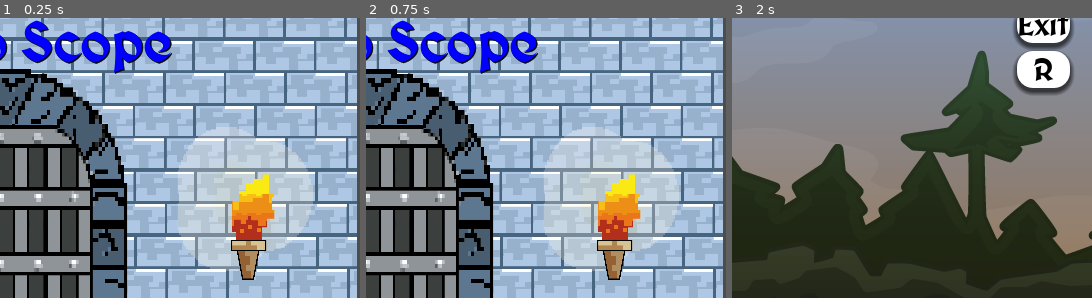
Above: before the commit, frames 1-3 (left to right).
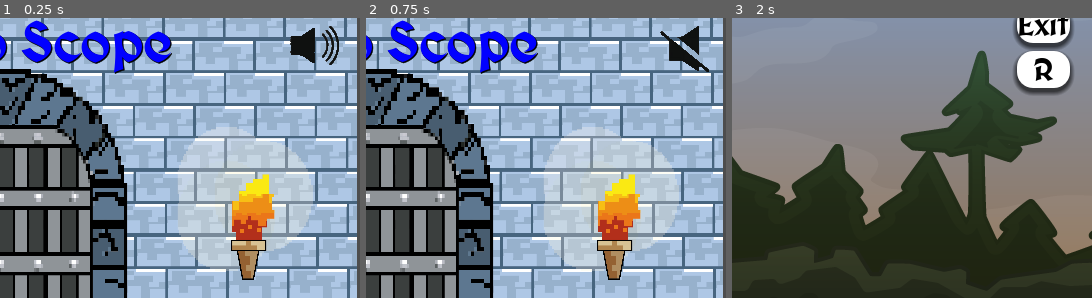
Above: after the commit, the same moments.

Repository: Vysubs28/360-No-Scope
Game: Godot game, scene res://Menu/main_menu.tscn
The game is run twice, just before and just after one commit, with the same random seed, the same clock (stepped at 60 frames per second) and the same inputs.
Inputs (mouse positions are % of the whole screen's width and height, from its top left):
- Up to frame 1 (0.25 s): no input
- Up to frame 2 (0.75 s): click (94, 8) at 0.52 s
- Up to frame 3 (2 s): click "Start" at 1.25 s
The pictures show only the part of the screen within x 50-100%, y 4-54%; the shares and areas given below are measured in that part.

The runs differ from the first frame. In frame 1, 0.9% of the frame differs, in the area x 80-95%, y 2-17%; in frame 2, 0.8%; in frame 3, nothing differs.

Commit message:
Fixing bounce, stopping infinite bounce, adding audio mute button

Diff:
--- a/Level/Level 2/Level2.tscn
+++ b/Level/Level 2/Level2.tscn
@@ -260,9 +260,10 @@
 [node name="RemoteTransform2D" type="RemoteTransform2D" parent="Path2D/PathFollow2D"]
 remote_path = NodePath("../../AnimatableBody2D")
 
-[node name="AnimatableBody2D" type="AnimatableBody2D" parent="Path2D"]
+[node name="AnimatableBody2D" type="AnimatableBody2D" parent="Path2D" groups=["block"]]
 position = Vector2(351.452, 306.159)
 rotation = 1.56333
+collision_mask = 18
 
 [node name="Sprite2D" type="Sprite2D" parent="Path2D/AnimatableBody2D"]
 position = Vector2(17.0119, -1.89567)
--- a/Level/bullet.gd
+++ b/Level/bullet.gd
@@ -3,14 +3,28 @@
 @export var speed := 450
 
 var direction = Vector2(1,0)
+var bounced = 0
 # Called every frame. 'delta' is the elapsed time since the previous frame.
 func change_direction():
+	if (bounced == 3):
+		queue_free()
 	print("Hit a wall")
 	direction *= -1
 	$Arrow.scale.x *= -1
+	bounced += 1
 func bounce(x_angle, y_angle):
 	print("bouncing")
-	direction = Vector2(x_angle, y_angle).normalized()
+	if (bounced == 3):
+		queue_free()
+	if (x_angle < 0 && y_angle > 0):
+		direction = Vector2(0, 1).normalized()
+	elif(x_angle < 0 && y_angle < 0):
+		direction = Vector2(0, -1).normalized()
+	elif(x_angle > 0 && y_angle < 0):
+		direction = Vector2(1, 0).normalized()
+	elif(x_angle > 0 && y_angle > 0):
+		direction = Vector2(-1, 0).normalized()
+	bounced += 1
 	$Arrow.rotation = direction.angle()
 
 
@@ -26,7 +40,7 @@
 			queue_free()
 		elif hit_body.is_in_group("walls"):
 			print(normal)
-			if normal.y != 0:
+			if normal.y > .1 or normal.y < -.1:
 				var x_angle = normal.x
 				var y_angle = normal.y
 				bounce(x_angle, y_angle)
@@ -34,3 +48,6 @@
 				change_direction()
 		elif hit_body is TileMap:
 			change_direction()
+		elif hit_body.is_in_group("block"):
+			queue_free()
+			print("arrow destroyed")
--- /dev/null
+++ b/Menu/Mute_Button.gd
@@ -0,0 +1,8 @@
+extends TextureButton
+
+var music_bus = AudioServer.get_bus_index("Master")
+
+
+
+func _on_pressed():
+	AudioServer.set_bus_mute(music_bus, not AudioServer.is_bus_mute(music_bus))
--- a/Menu/main_menu.tscn
+++ b/Menu/main_menu.tscn
@@ -1,9 +1,12 @@
-[gd_scene load_steps=13 format=3 uid="uid://bmk4o2mugnncj"]
+[gd_scene load_steps=16 format=3 uid="uid://bmk4o2mugnncj"]
 
 [ext_resource type="Script" path="res://Menu/main_menu.gd" id="1_h03hl"]
 [ext_resource type="FontFile" uid="uid://bf3ftd102gqik" path="res://Menu/MedievalSharp-Bold.ttf" id="2_n8nf8"]
 [ext_resource type="Texture2D" uid="uid://b3uivv16pkg3m" path="res://Menu/Medieval.jpg" id="2_q053n"]
 [ext_resource type="AudioStream" uid="uid://ms67ekleafmo" path="res://Assets/Rockstar Studios/Music Asset For Medieval Theme/Game Background Music.mp3" id="4_650t0"]
+[ext_resource type="Texture2D" uid="uid://p38tu8cbga8n" path="res://Assets/Rockstar Studios/Music Asset For Medieval Theme/audio_on_try7.png" id="5_sorsq"]
+[ext_resource type="Texture2D" uid="uid://bnj8k4wbg3x1v" path="res://Assets/Rockstar Studios/Music Asset For Medieval Theme/audio_off_try7.PNG" id="6_3c32t"]
+[ext_resource type="Script" path="res://Menu/Mute_Button.gd" id="7_ykbcv"]
 
 [sub_resource type="StyleBoxTexture" id="StyleBoxTexture_dnta0"]
 texture = ExtResource("2_q053n")
@@ -135,5 +138,16 @@
 stream = ExtResource("4_650t0")
 autoplay = true
 
+[node name="Mute_Button" type="TextureButton" parent="."]
+offset_left = 88.0
+offset_top = -266.0
+offset_right = 143.0
+offset_bottom = -223.0
+toggle_mode = true
+texture_normal = ExtResource("5_sorsq")
+texture_pressed = ExtResource("6_3c32t")
+script = ExtResource("7_ykbcv")
+
 [connection signal="pressed" from="VBoxContainer/start" to="." method="_on_start_pressed"]
 [connection signal="pressed" from="VBoxContainer/levels" to="." method="_on_levels_pressed"]
+[connection signal="pressed" from="Mute_Button" to="Mute_Button" method="_on_pressed"]
Binary file added: Assets/Rockstar Studios/Music Asset For Medieval Theme/audio_off_try7.PNG
Not shown, added: Assets/Rockstar Studios/Music Asset For Medieval Theme/audio_off_try7.PNG.import
Binary file added: Assets/Rockstar Studios/Music Asset For Medieval Theme/audio_on_try7.png
Not shown, added: Assets/Rockstar Studios/Music Asset For Medieval Theme/audio_on_try7.png.import
Not shown, changed: Level/Level 3/Level3.tscn
